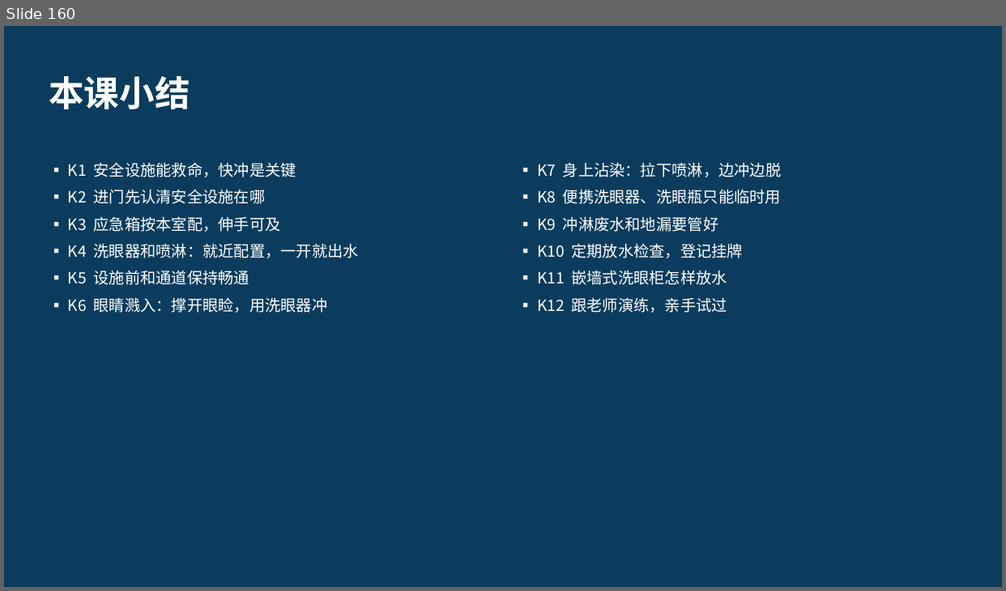
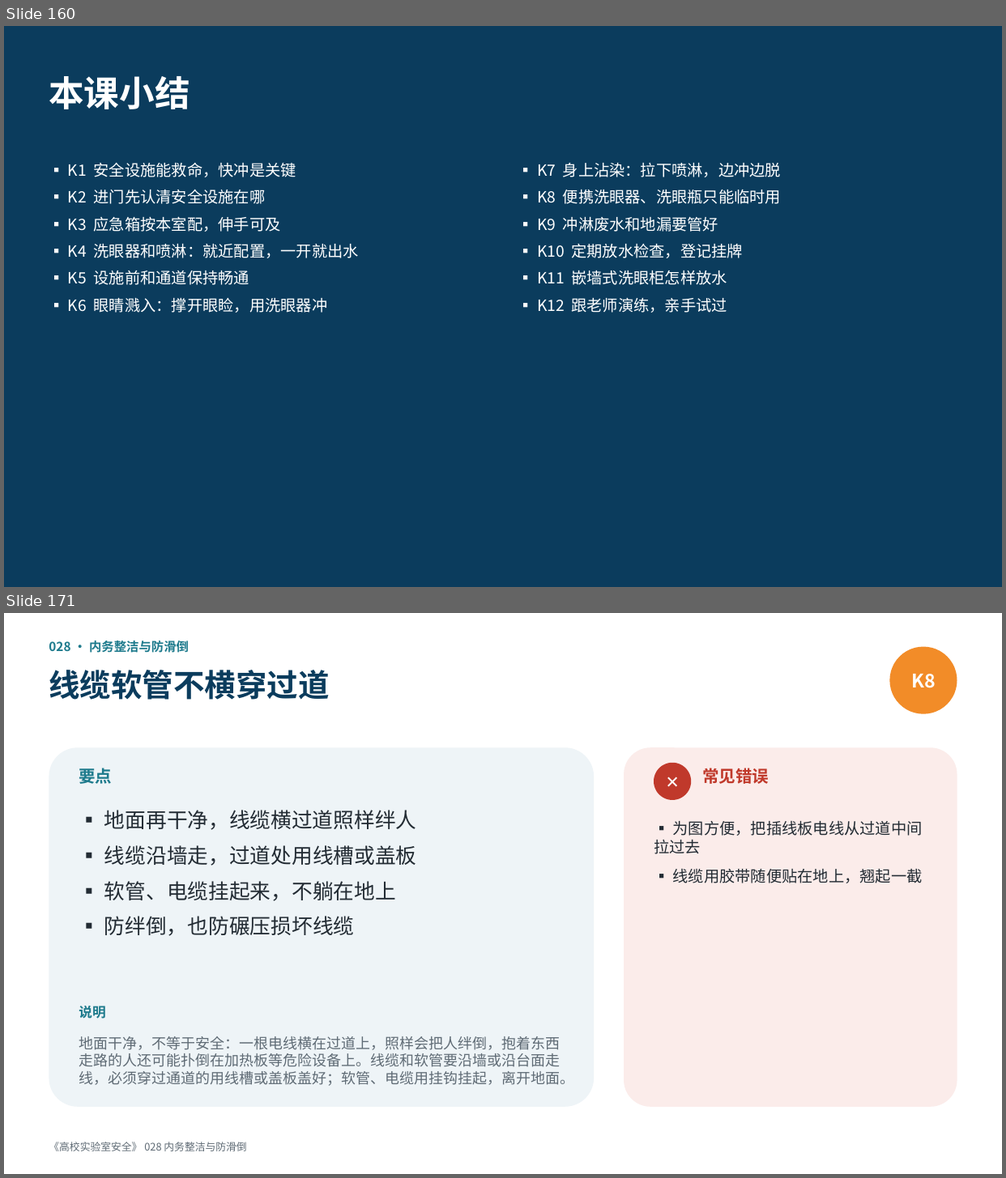
Before and after one commit to hanrongwx-max/videoyoutubo, a slide deck: course/高校实验室安全/课件/第3章_通用安全与个人防护.pptx. Shown one above the other, each under a label of ours: slide 160 before the commit, slides 160 and 171 after it; the slides between them are not shown. The pictures are 1006x591 and 1006x1178 pixels, drawn with LibreOffice and Linux fonts; fonts in the diff are those of the drawing. Boxes give left, top, right and bottom in pixels: in the first picture for what was removed or moved away, otherwise in the second. Text is boxed around its words. In the diff, an @@ line names an element or a change of style, - is before the commit and + after.

```diff
--- a/course/高校实验室安全/课件/第3章_通用安全与个人防护.pptx
+++ b/course/高校实验室安全/课件/第3章_通用安全与个人防护.pptx
@@ slide 171 added at <box>4,613,1002,1174</box>, background #FFFFFF @@
@@ text added at <box>49,641,189,653</box>, 12 pt, text #1D7A8C, bold @@
+028 · 内务整洁与防滑倒
@@ ellipse added at <box>889,647,957,714</box>, fill #F28C28, 18 pt, text #FFFFFF, bold @@
+K8
@@ text added at <box>49,670,329,700</box>, 30 pt, text #0B3C5D, bold @@
+线缆软管不横穿过道
@@ rounded rectangle added at <box>49,747,594,1107</box>, fill #EEF4F7 @@
@@ rounded rectangle added at <box>624,747,957,1107</box>, fill #FBECEA @@
@@ text added at <box>79,768,112,784</box>, 16 pt, text #1D7A8C, bold @@
+要点
@@ ellipse added at <box>654,763,691,800</box>, fill #C0392B, 16 pt, text #FFFFFF, bold @@
+✕
@@ text added at <box>702,768,769,784</box>, 16 pt, text #C0392B, bold @@
+常见错误
@@ text added at <box>104,810,417,936</box>, 20 pt, text #222B33 @@
+▪ 地面再干净，线缆横过道照样绊人
+▪ 线缆沿墙走，过道处用线槽或盖板
+▪ 软管、电缆挂起来，不躺在地上
+▪ 防绊倒，也防碾压损坏线缆
@@ text added at <box>654,821,923,884</box>, 15 pt, text #222B33 @@
+▪ 为图方便，把插线板电线从过道中间拉过去
+▪ 线缆用胶带随便贴在地上，翘起一截
@@ text added at <box>79,1006,105,1019</box>, 13 pt, text #1D7A8C, bold @@
+说明
@@ text added at <box>79,1037,574,1086</box>, 14 pt, text #5F6B75 @@
+地面干净，不等于安全：一根电线横在过道上，照样会把人绊倒，抱着东西走路的人还可能扑倒在加热板等危险设备上。线缆和软管要沿墙或沿台面走线，必须穿过通道的用线槽或盖板盖好；软管、电缆用挂钩挂起，离开地面。
@@ text added at <box>49,1142,246,1152</box>, 10 pt, text #5F6B75 @@
+《高校实验室安全》 028 内务整洁与防滑倒
```
Also in this commit, not shown: 21 other slides added, 4 other files.
